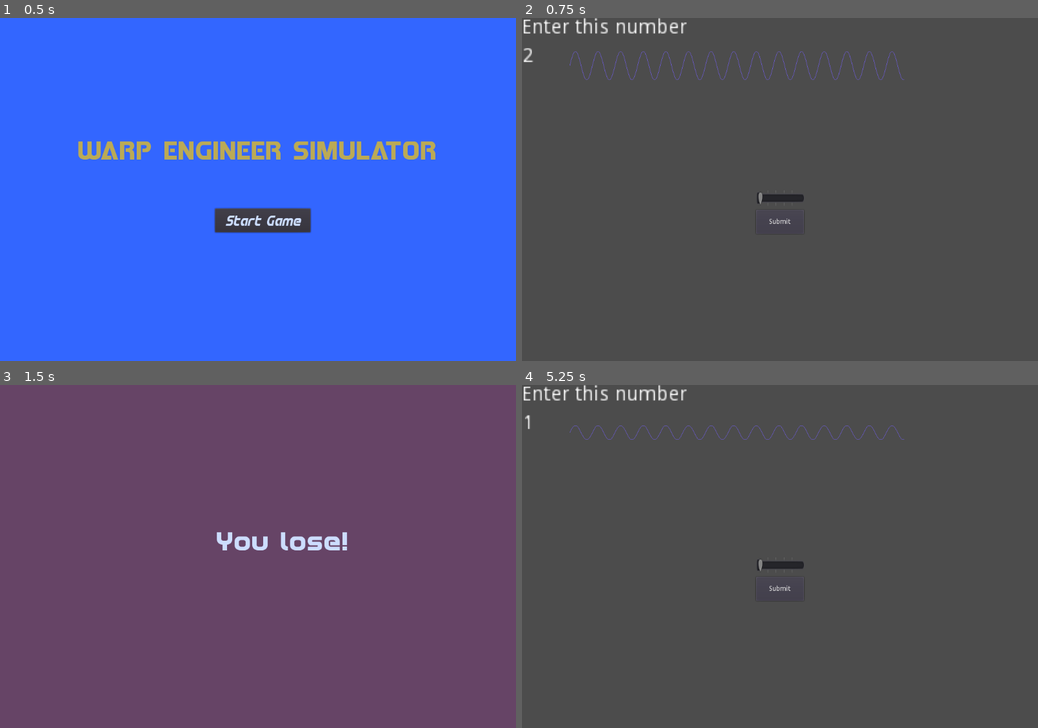
Above: before the commit, frames 1-4 (two rows, left to right).
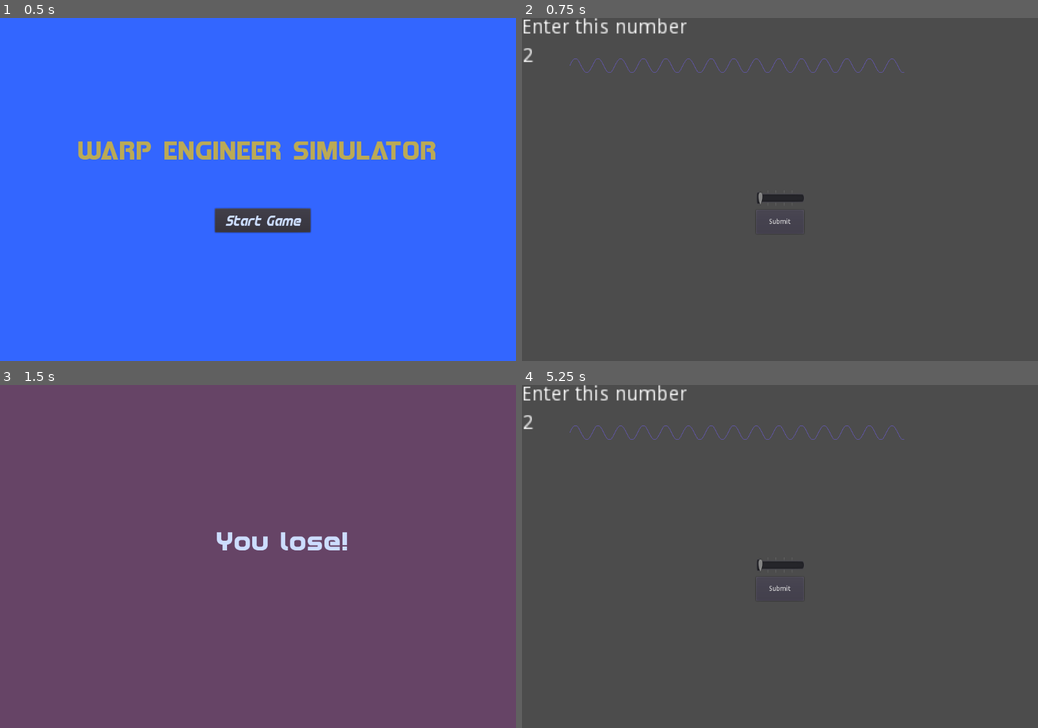
Above: after the commit, the same moments.

Repository: squiggle-at-squiggle/LDJam49
Game: Godot game, scene res://Scenes/Main.tscn
The game is run twice, just before and just after one commit, with the same random seed, the same clock (stepped at 60 frames per second) and the same inputs.
Inputs:
- Up to frame 1 (0.5 s): no input
- Up to frame 2 (0.75 s): click "Start Game" at 0.5 s
- Up to frame 3 (1.5 s): click "Submit" at 1.25 s
- Up to frame 4 (5.25 s): click "Submit" at 2 s; click "Submit" at 2.75 s; tap Enter at 3.5 s; tap Space at 4.25 s; click "Start Game" at 5 s

Frame 1 is identical in both runs. In frame 2, 0.5% of the frame differs, in the area x 9-75%, y 9-19%; in frame 3, nothing differs; in frame 4, less than 0.1%.

Commit message:
puzzle based on slider minmax

Diff:
--- a/Code/Main.gd
+++ b/Code/Main.gd
@@ -21,6 +21,7 @@
 	$EndScreen/Control.hide()
 	var instance = Puzzle.instance()
 	# var instance2 = puzzle.instance()
+	instance.generate_puzzle($ControlPanel/Control/SliderOne/HSlider.min_value,$ControlPanel/Control/SliderOne/HSlider.max_value)
 	add_child(instance)
 	solution1 = instance.solution
 	# add_child(instance2)
--- a/Code/Puzzle.gd
+++ b/Code/Puzzle.gd
@@ -7,7 +7,11 @@
 # Called when the node enters the scene tree for the first time.
 func _ready():
 	randomize()
-	solution = randi() % 4 # random int between 0 and 3
+	#solution = randi() % 4 # random int between 0 and 3
+
+
+func generate_puzzle(slider_min, slider_max):
+	solution = randi() % (int(slider_max) + 1) + int(slider_min)
 	$EngineGraph.draw_from_puzzle(solution)
 	$Solution.text = str(solution)
 
